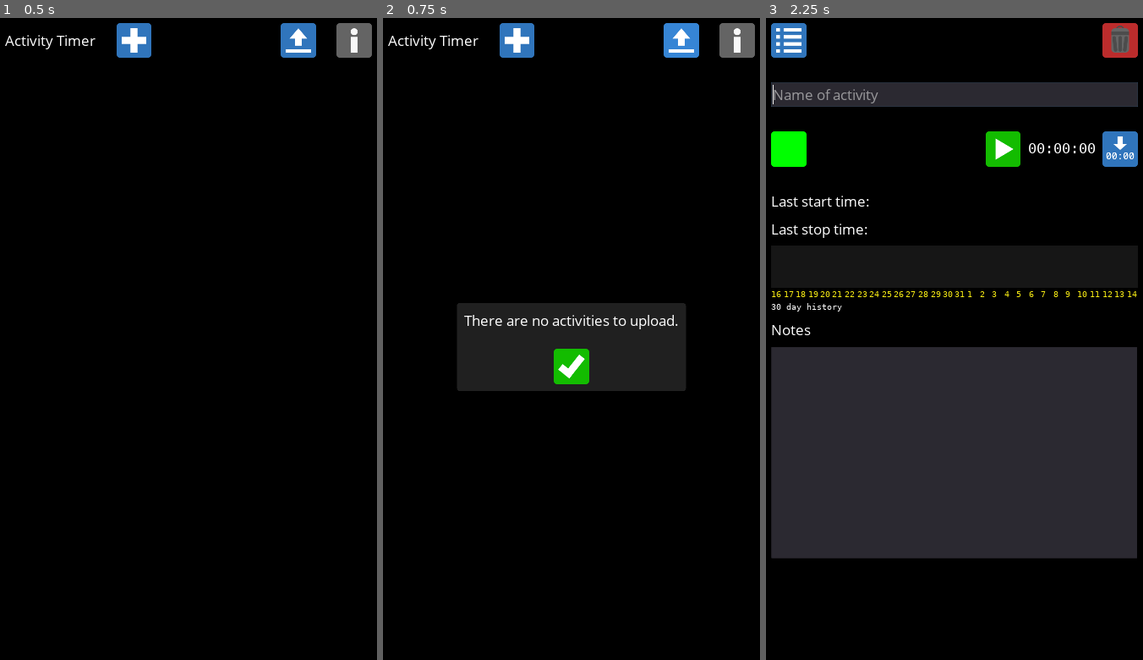
Above: before the commit, frames 1-3 (left to right).
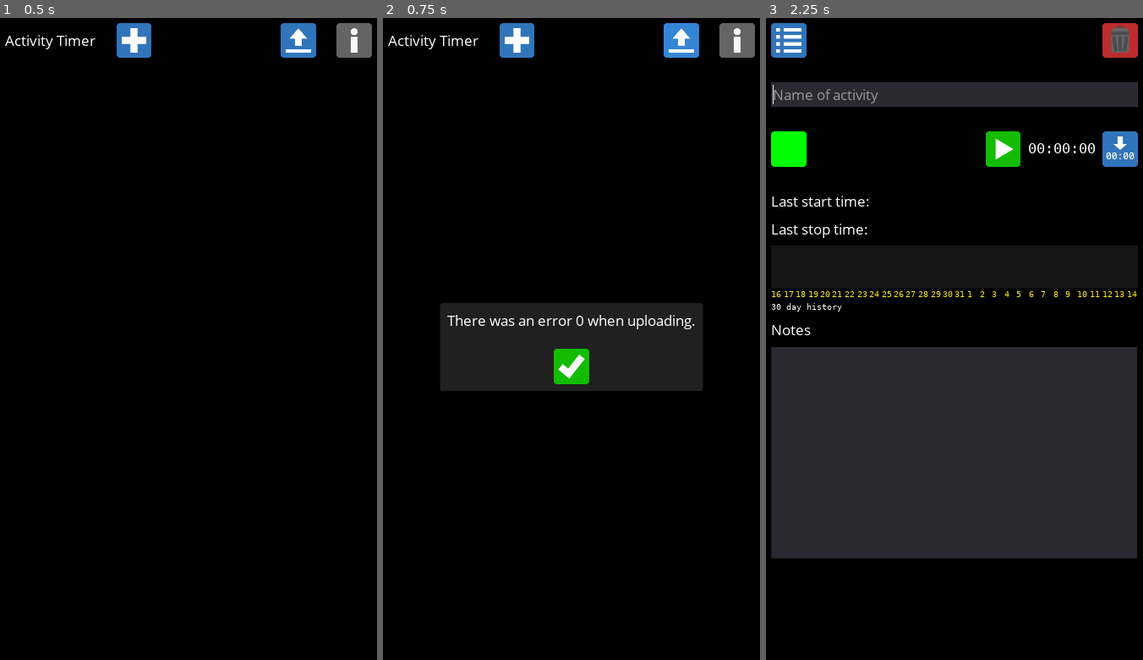
Above: after the commit, the same moments.

Repository: andrew-wilkes/godot-activity-timer
Game: Godot game, scene res://Main.tscn
Same seed, same stepped clock (60 frames per second), same inputs: the game is played once before the commit and once after it.
Inputs (mouse positions are in pixels of both pictures, inside the frame that each line leads up to):
- Up to frame 1 (0.5 s): no input
- Up to frame 2 (0.75 s): click (680, 37) at 0.5 s
- Up to frame 3 (2.25 s): click (954, 364) at 1.25 s; click (901, 37) at 2 s

Frame 1 is identical in both runs. In frame 2, 1.7% of the frame differs, in the area x 15-85%, y 44-59%; in frame 3, nothing differs.

Commit message:
Add now time to upload

Diff:
--- a/src/ActivityList.gd
+++ b/src/ActivityList.gd
@@ -6,8 +6,6 @@
 signal view_clicked(id)
 signal info_pressed
 
-const use_ssl = false
-
 var bar_scene = preload("res://ActivityBar.tscn")
 var drag_item
 var current_item_index
@@ -15,6 +13,7 @@
 var row_height
 var top_margin = 0
 var window_safe_height
+var use_ssl = false
 
 func _ready():
 	build_list()
@@ -24,6 +23,7 @@
 	window_safe_height = ProjectSettings.get("display/window/size/height")
 	if OS.get_name() == "Android" or OS.get_name() == "iOS":
 		window_safe_height = OS.get_window_safe_area().size.y
+		use_ssl = true
 
 
 func clear_list():
@@ -131,9 +131,6 @@
 
 
 func _on_Upload_pressed():
-	# Test code
-	#show_server_response(200, "1z3465".to_utf8())
-	#return
 	var data_to_send: Array = get_activity_data()
 	if data_to_send.size() > 0:
 		var headers = ["Content-Type: application/json"]
@@ -143,20 +140,22 @@
 			url = "https://urgentclick.com/api/activity-log.php"
 		else:
 			url = "http://urgentclick.test/api/activity-log.php"
+		$Menu/Upload.disabled = true
 		$HTTPRequest.request(url, headers, use_ssl, HTTPClient.METHOD_POST, query)
 	else:
 		$AlertPopup.alert("There are no activities to upload.")
 
 
 func get_activity_data():
-	var data = []
+	var data = [Data.get_time_secs()] # Need this to get the local time of the device
 	for id in Data.activities.order:
 		var act = Data.activities.items[id]
-		data.append({ "title": act.title, "history": act.history })
+		data.append({ "title": act.title, "notes": act.notes, "history": act.history })
 	return data
 
 
 func _on_request_completed(_result, response_code, _headers, body):
+	$Menu/Upload.disabled = false
 	show_server_response(response_code, body)
 
 
